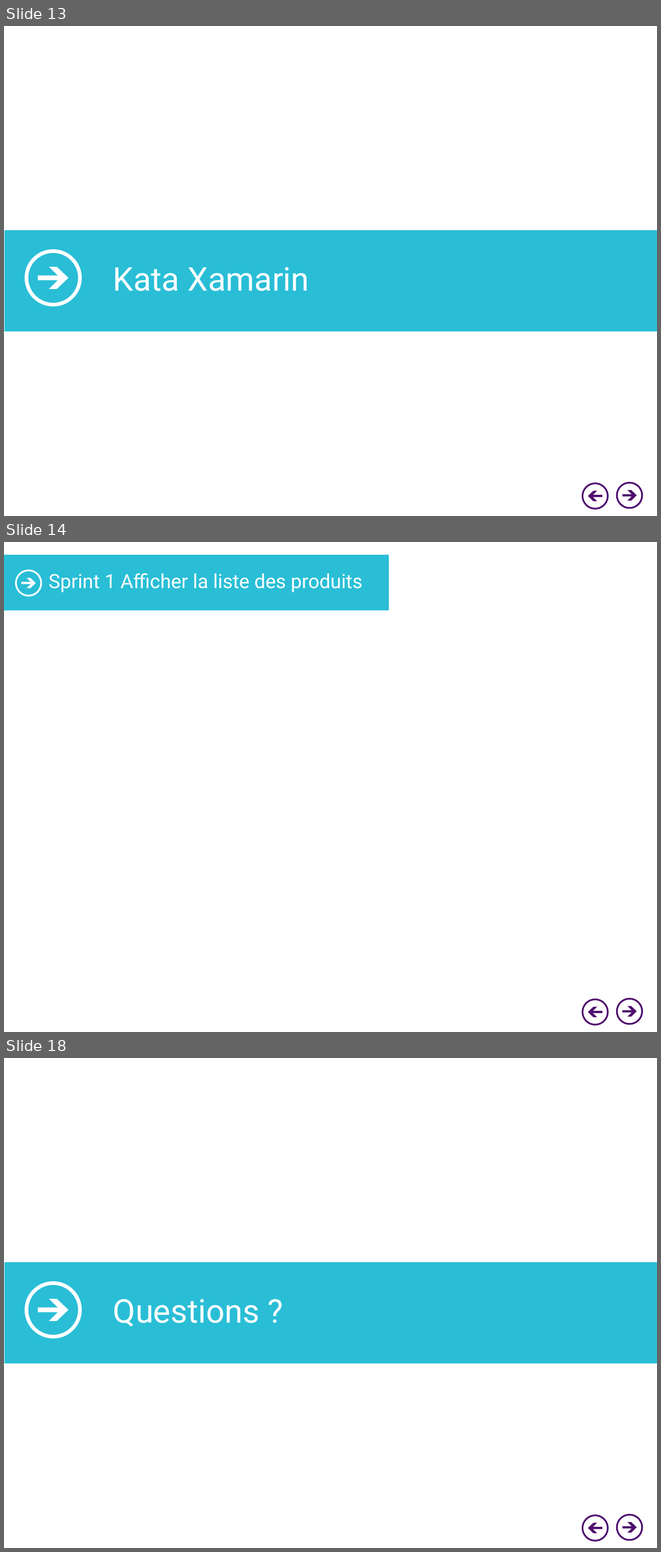
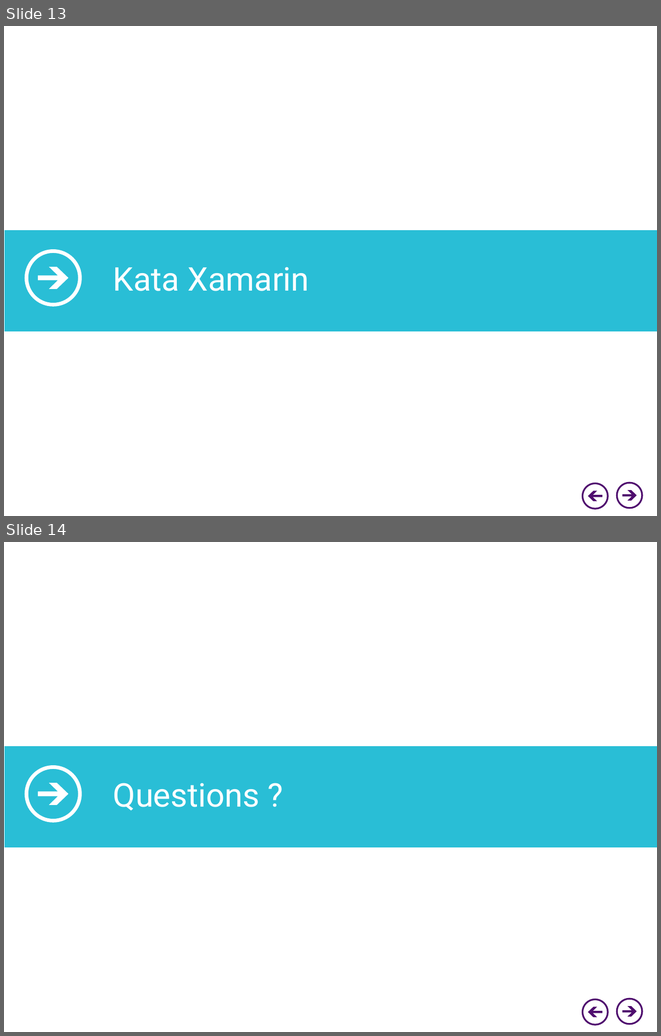
Before and after one commit to lnimong/prezxamarin, a slide deck: XamarinPrez.pptx. Shown one above the other, each under a label of ours: slides 13, 14 and 18 before the commit, slides 13 and 14 after it; the slides between them are not shown. The pictures are 661x1552 and 661x1036 pixels, drawn with LibreOffice and Linux fonts; fonts in the diff are those of the drawing; background and template pictures are left out. Boxes give left, top, right and bottom in pixels: in the first picture for what was removed or moved away, otherwise in the second. Text is boxed around its words. In the diff, an @@ line names an element or a change of style, - is before the commit and + after.

```diff
--- a/XamarinPrez.pptx
+++ b/XamarinPrez.pptx
@@ slide 14 removed at (x1=4, y1=542, x2=657, y2=1032), background #FFFFFF; not listed: 4 template elements that a slide beside it also shows @@
@@ rectangle removed at (x1=4, y1=555, x2=389, y2=610) @@
@@ freeform shape removed at (x1=15, y1=570, x2=42, y2=596) @@
@@ title removed at (x1=49, y1=573, x2=362, y2=592) @@
-Sprint 1 Afficher la liste des produits
@@ freeform shape removed at (x1=21, y1=578, x2=36, y2=588) @@
@@ what was slide 18 is now slide 14 @@
```
Also in this commit, not shown: 2 slides changed, 3 other slides removed.
